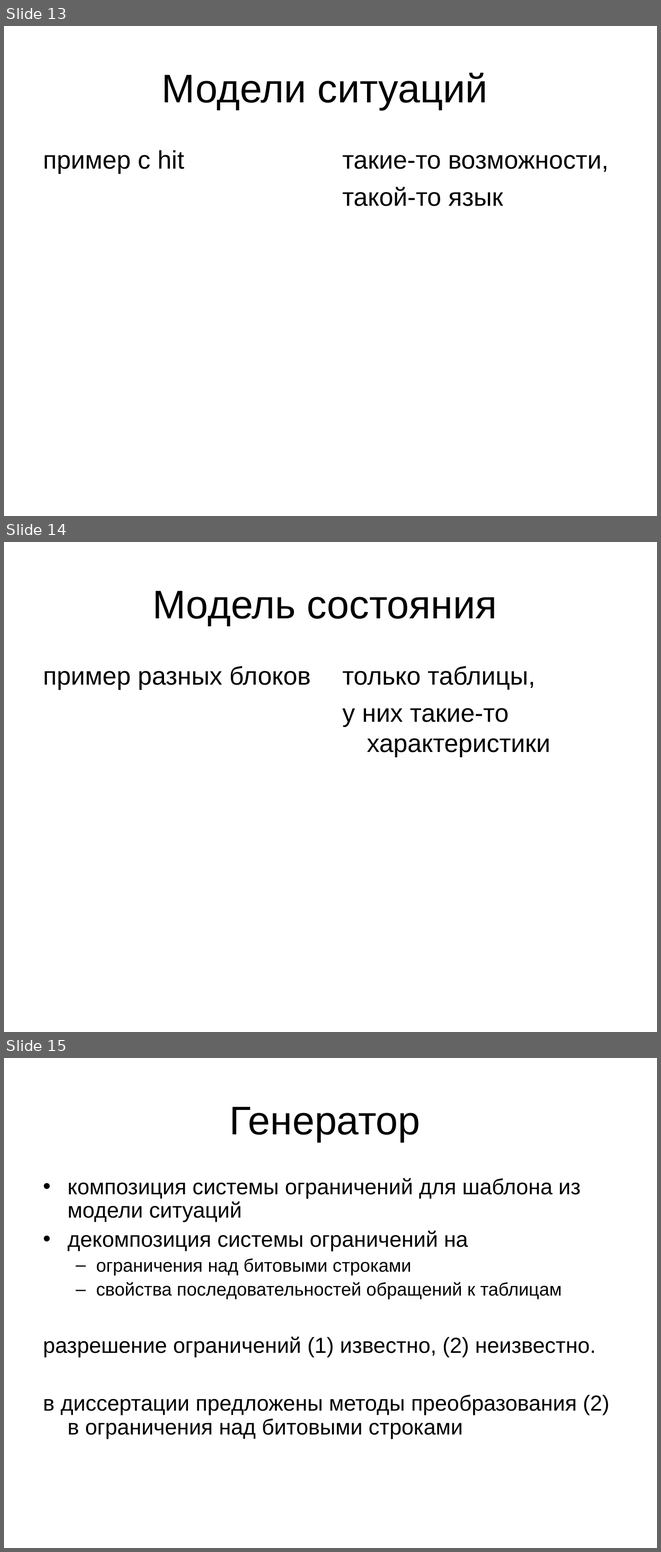
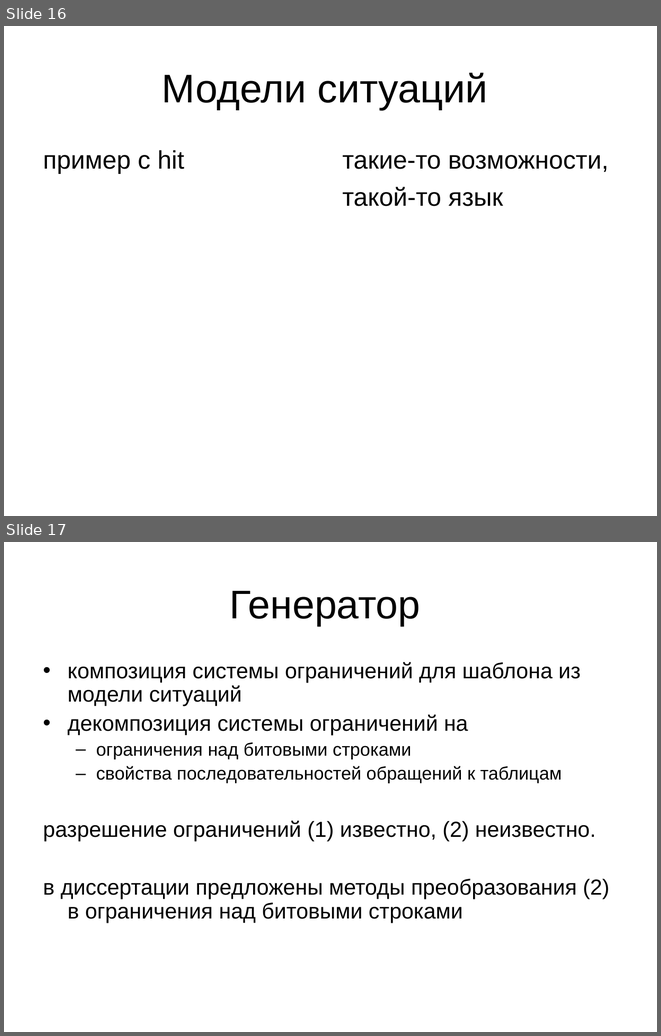
Before and after one commit to kornevgen/tesla-project, a slide deck: papers/THESIS/talks/pred/prethesis.ppt. Shown one above the other, each under a label of ours: slides 13, 14 and 15 before the commit, slides 16 and 17 after it. The pictures are 661x1552 and 661x1036 pixels, drawn with LibreOffice and Linux fonts; fonts in the diff are those of the drawing. Boxes give left, top, right and bottom in pixels: in the first picture for what was removed or moved away, otherwise in the second. Text is boxed around its words. In the diff, an @@ line names an element or a change of style, - is before the commit and + after.

```diff
--- a/papers/THESIS/talks/pred/prethesis.ppt
+++ b/papers/THESIS/talks/pred/prethesis.ppt
@@ slide 14 removed at (x1=4, y1=542, x2=657, y2=1032), background #FFFFFF @@
@@ title removed at (x1=152, y1=591, x2=496, y2=626) @@
-Модель состояния
@@ text removed at (x1=43, y1=666, x2=311, y2=689) @@
-пример разных блоков
@@ text removed at (x1=342, y1=666, x2=550, y2=757) @@
-только таблицы,
-у них такие-то характеристики
@@ what was slide 13 is now slide 16 @@
@@ what was slide 15 is now slide 17 @@
```
Also in this commit, not shown: 5 slides changed, 3 slides added.
